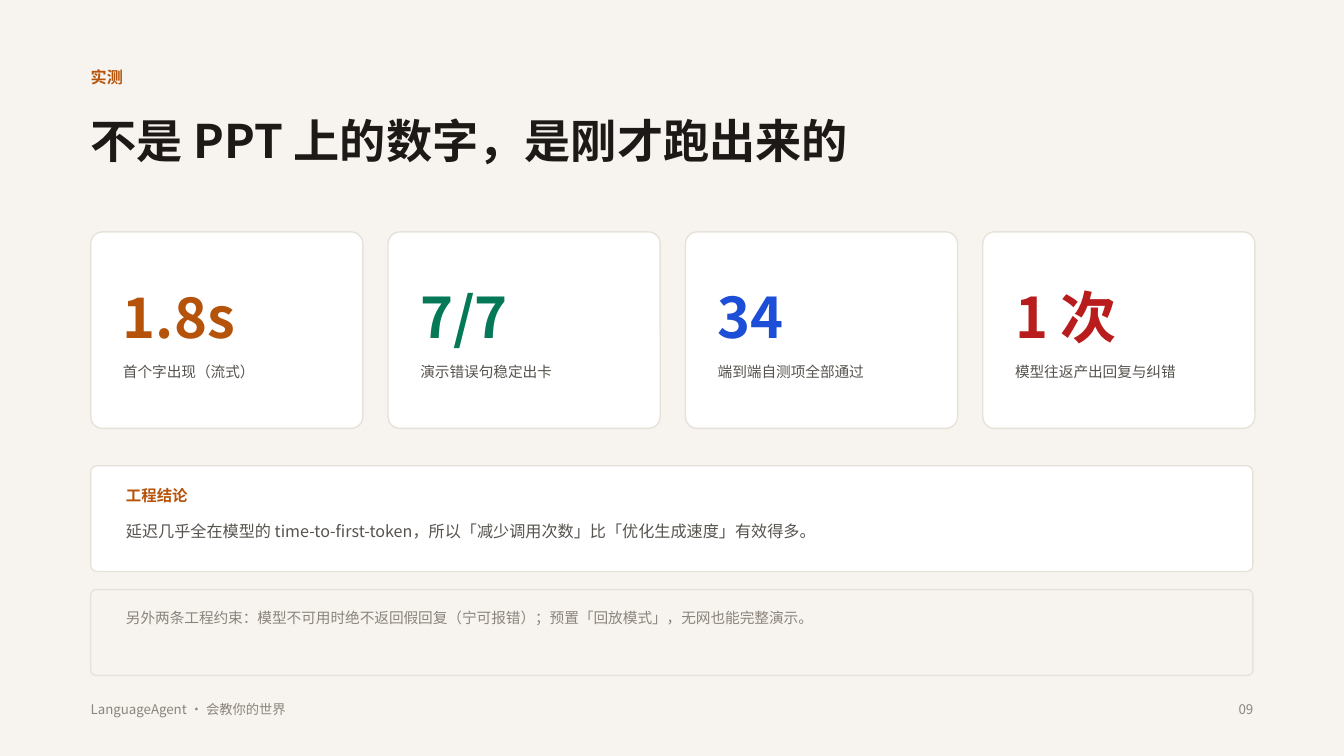
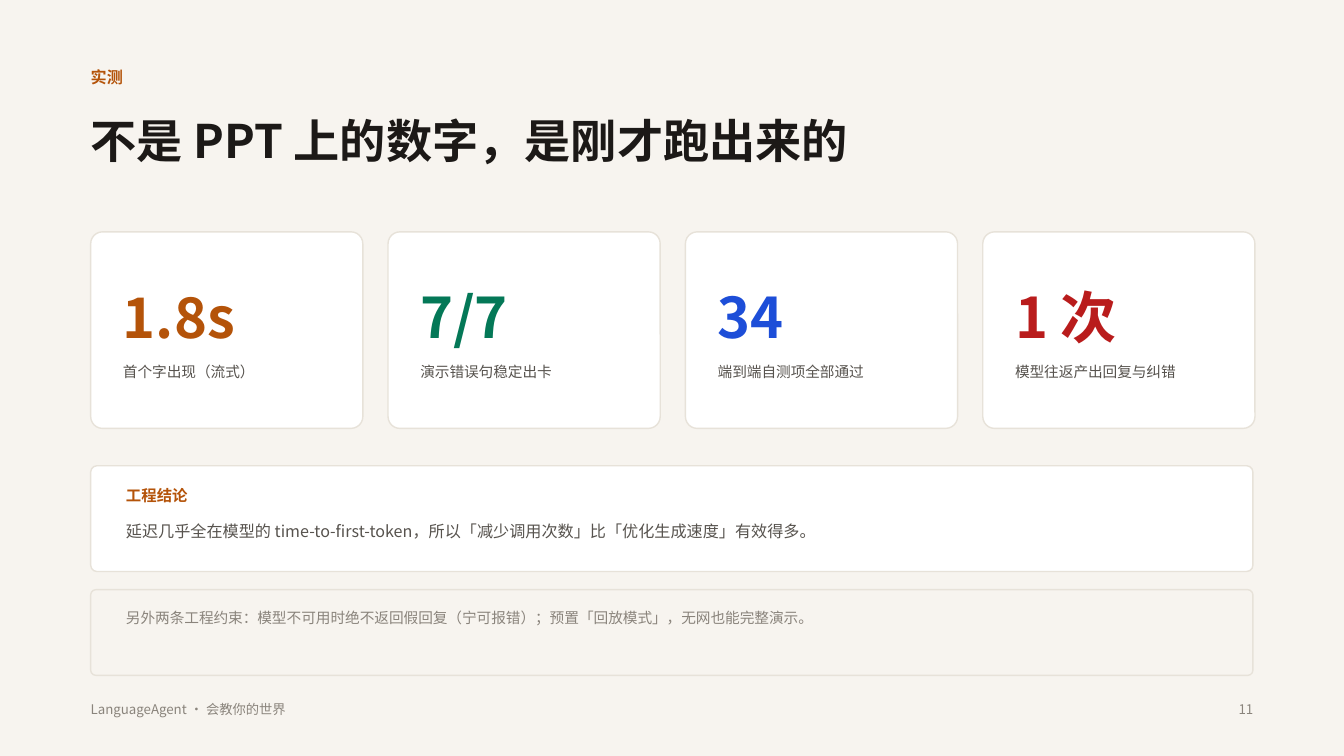
Before and after one commit to LilyW-hub/LanguageAgent, a slide deck: slide 11 of docs/pitch/LanguageAgent_黑客松路演.pptx (slide 9 before the commit). Drawn at 1344x756 pixels with LibreOffice and Linux fonts; fonts in the diff are those of the drawing. Boxes give left, top, right and bottom in pixels: in the first picture for what was removed or moved away, otherwise in the second. Text is boxed around its words. In the diff, an @@ line names an element or a change of style, - is before the commit and + after.

```diff
--- a/docs/pitch/LanguageAgent_黑客松路演.pptx
+++ b/docs/pitch/LanguageAgent_黑客松路演.pptx
@@ text at [1239,704,1254,714]: text changed @@
-09
+11
```
Also in this commit, not shown: 8 other slides changed, 2 slides added, 1 other file.
